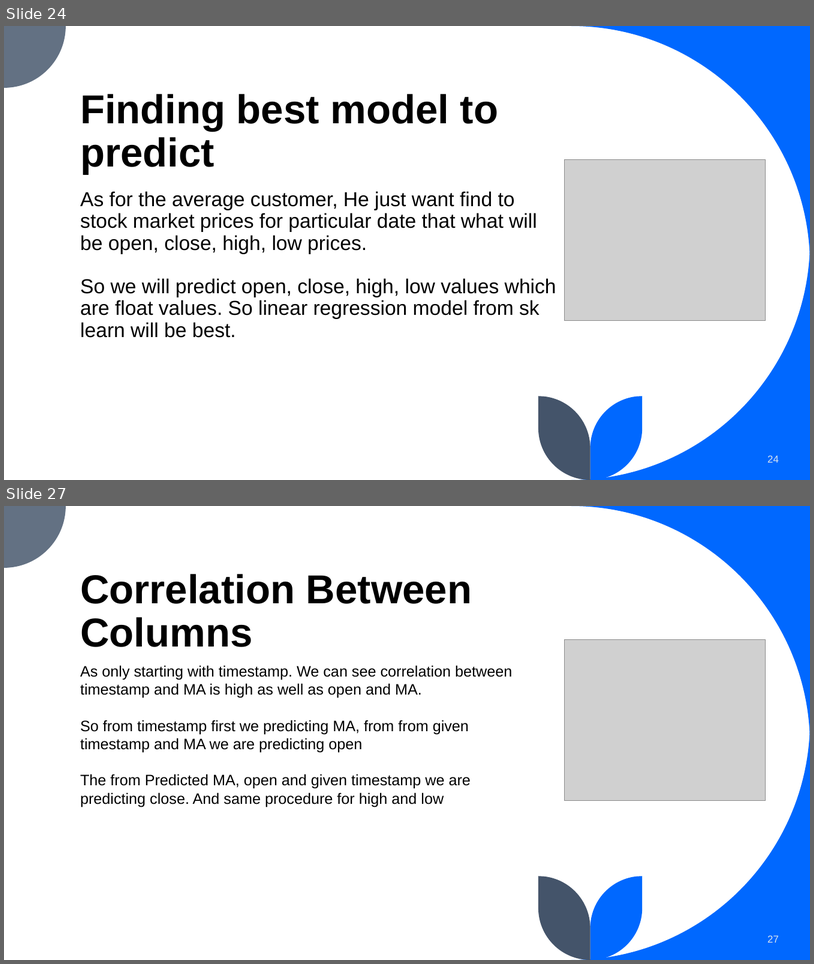
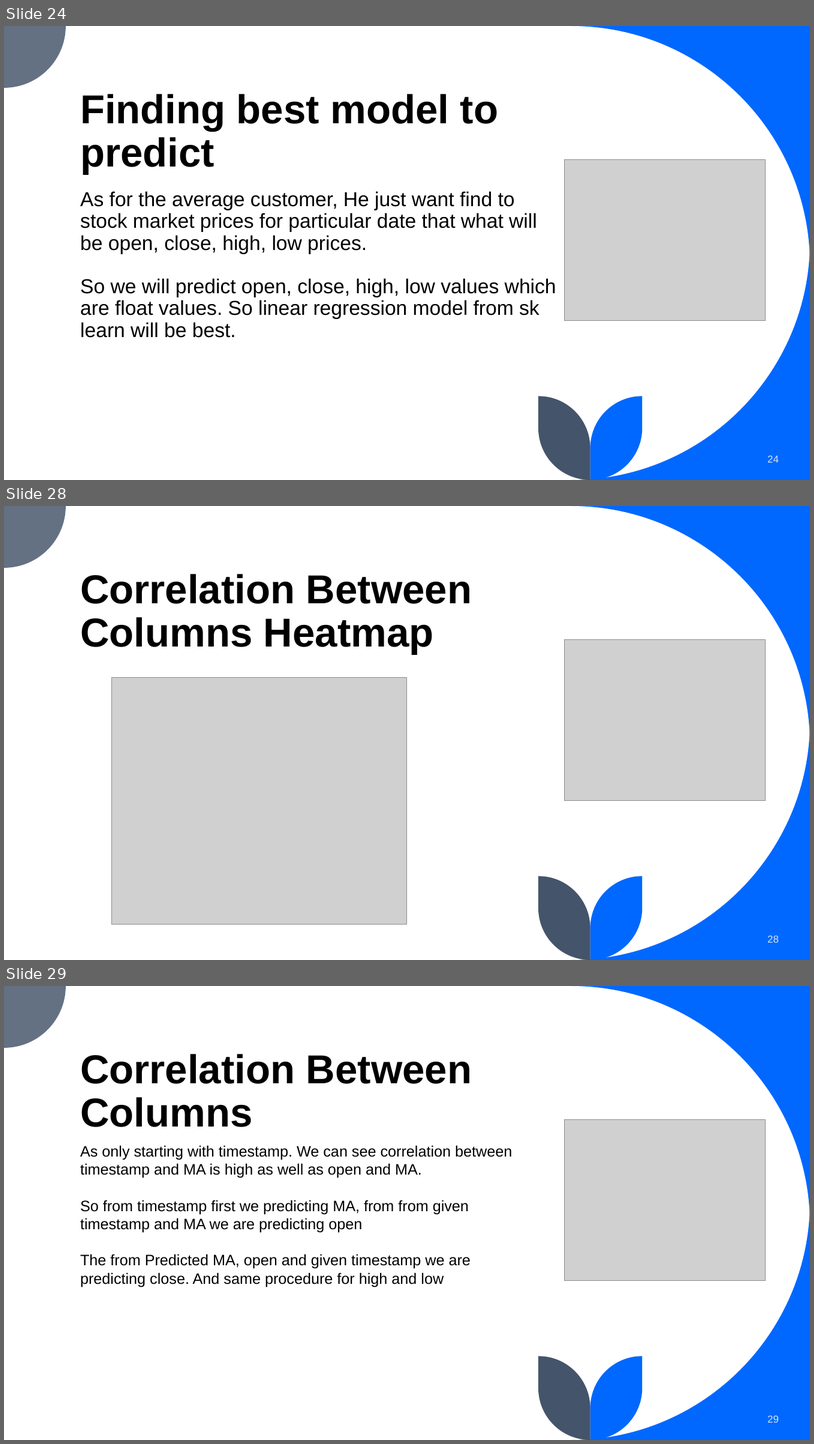
Before and after one commit to Vatsmanglam/Stock-Market-Prediction, a slide deck: project.pptx. Shown one above the other, each under a label of ours: slides 24 and 27 before the commit, slides 24, 28 and 29 after it; the slides between them are not shown. The pictures are 814x964 and 814x1444 pixels, drawn with LibreOffice and Linux fonts; fonts in the diff are those of the drawing; grey boxes stand for pictures. Boxes give left, top, right and bottom in pixels: in the first picture for what was removed or moved away, otherwise in the second. Text is boxed around its words. In the diff, an @@ line names an element or a change of style, - is before the commit and + after.

```diff
--- a/project.pptx
+++ b/project.pptx
@@ slide 28 added at [4, 506, 810, 960], background #FFFFFF; not listed: 5 template elements that a slide beside it also shows @@
@@ title added at [80, 574, 472, 654], 48 pt, text #000000, bold @@
+Correlation Between Columns Heatmap
@@ picture added at [565, 640, 766, 801] @@
@@ picture added at [111, 677, 408, 924] @@
@@ page number added at [768, 935, 779, 942], 12 pt, text #DAE5EF @@
+28
@@ what was slide 27 is now slide 29 @@
@@ page number at [768, 1415, 779, 1422]: text changed @@
-27
+29
```
Also in this commit, not shown: 4 slides changed, 1 other slide added, 3 other files.
